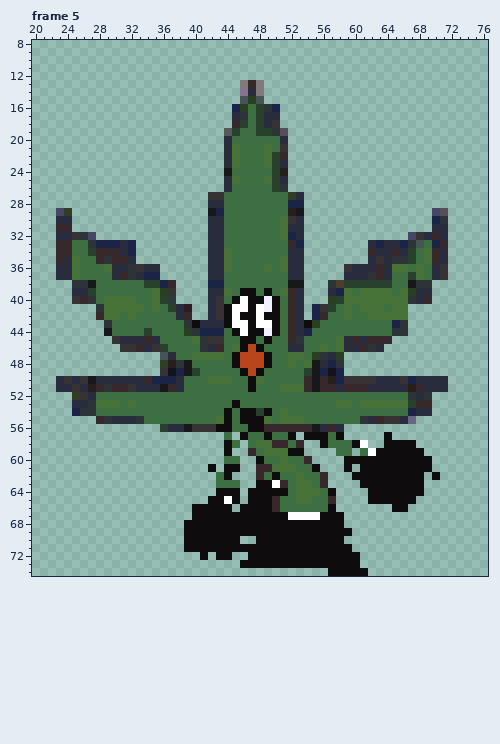
Animated GIF sprite: media/cannabis/green_run_8fps.gif. This is how it looked before the edit.
The file is 92x75 pixels, 6 frames. Colours within 5 levels of each other are drawn and written as one. Shown: frame 5: x 20..76, y 8..74. The old version is drawn lined up with the new one. The commit also changed other frames, which this record leaves out.
Once edited:
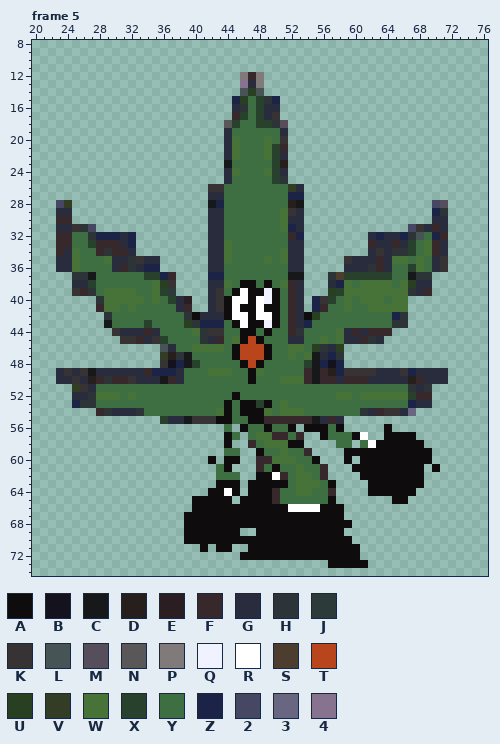
Palette (. is transparent): A #0e0c0c  B #14121d  C #171819  D #271f1b  E #2a1e23  F #36282b  G #282c3c  H #2c3438  J #2c3b39  K #373334  L #465456  M #564f5b  N #595757  P #807b7a  Q #f1f2ff  R #ffffff  S #4c3d2e  T #b9451d  U #293f21  V #333c24  W #477238  X #27412d  Y #3d6f43  Z #1b2447  2 #464762  3 #696682  4 #87738f
The exact change:
whole drawing moved by +0,+5 (the old picture is shown already moved)
Changed rows in their new state; - is an unchanged pixel.
Frame 5:
first column x 23:
12 -----------------------PFP-----------------------
13 -----------------------4G------------------------
14 -----------------------LUL-----------------------
15 ----------------------ZUYXHZ---------------------
16 ----------------------GH--GG---------------------
17 ----------------------FX---K---------------------
18 ---------------------NXY--XHM--------------------
19 ---------------------GY--YYYG--------------------
20 ----------------------W---W-K--------------------
21 ---------------------------XF--------------------
22 ----------------------------G--------------------
23 ---------------------CY---Y-D--------------------
24 ---------------------GW---W-G--------------------
25 ----------------------Y---Y-H--------------------
26 -------------------KKY-----YYVG------------------
27 -------------------GG--------ZZ------------------
28 2V-----------------CZ--------DC----------------2M
29 GG-----------------GG-------WKG----------------ZH
30 FF---------------------------G-----------------GG
31 GGKH2------------------------Z--------------2KGF-
32 FFYYHZZZGZ------------------YFZ--------GZGGZHLYZF
33 ----XFFF-------------W-------GG--------FG-FGXYWFG
34 -GW-Y-H-FG------------------W----------GK-HH-----
35 G----YWGGHKGG-------------W---------KGG-F-WWYWYGK
36 ------Y-F-GZZ--------Y----Y-Y-------G--H--YYX----
37 ..HHC--YYYYXXZF----ZZ--------CC---HSXXXXXX--CHH..
38 --GGX------YWUK----GGW-AA-A-WFG---GZWYWWWW-WUGG--
39 --KFH-WWWW---XJ-----KYAR-AQAY-----UX-W----W-H-F--
40 --...H----W--YXGE----AR--R------ZKXY-Y---Y--...--
41 -----F--Y-Y-Y-Y-F------A--A------FY---Y--W-------
42 -----.HY-Y-----YHAG-G--R--R----AUY--Y--YYYZH-----
43 ------C----X----UHZZZYA--AQ----ZY---------H------
44 ------.KGGGFG---YWHKK-YA-YAY--HY---WGFGFFF..-----
45 -------.KKFGKX---Y-GF-W-TAY--GG--W---GFHG.-------
46 --------.....LG--WWWW-AT-TA--WW-UHGU.....--------
47 -------------VDHCYYYY---------YWCGZH-------------
48 -------------KBZ-X----YA-AY--Y-X-ZBZ-------------
49 GKGKCGGGGGGFZZZGYY-WWW-YAW-----F-FD-KKKKGGGKZGGGG
50 -GKGDFHFFK-GGCF----YYY---Y--WWW---FGFFFG---GDF---
51 ..VKGYYYYYYYYYYY--------Y---YYYYYYYYYYYYYYYYHGH..
52 --GGHWWW-W------------A------------WW-WWWWWWXFF--
53 --ZH-YYY-Y-----------AYAAXA-W------YY-YYYYYYZGG--
54 --...FHGGGH---------W----AW--WW-------HGFKKG3..--
55 -----........XGGCKKKA--Y--FFFFFFCGFG.........----
56 -------------........Y.AYYAYYA.AAAYA-----A-------
57 ---------------------AY.-WWFFYF..--YYAR---AAA----
58 ----------------------.-FY-WWAA--..--.YRA----A---
59 ---------------------YY-.AYY-YYF---.AAAA------A--
60 -------------------A-AA--FFW-W-YA----.-----------
61 -------------------.Y-.---YAYYW-YF--.A--------.A-
62 ---------------------YY--AARF--W-----.---------.-
63 --------------------AAA-A--AA---WYA---.----------
64 -------------------A-R-----FY---Y-F----------.---
65 -----------------AA--A.A------YY--A----...--.----
66 ----------------------A----AARRRRA-A------..-----
67 ----------------A------------AAAA----------------
68 ------------------------------------A------------
69 -----------------------..-----------.------------
70 -----------------------AA-----------A------------
71 ----------------..-.--..-------------A-----------
72 ------------------.-..-A-------------------------
73 -----------------------...........----A----------
74 ----------------------------------.....----------
Boxes around the changes in both pictures, in picture pixels (x1, y1, x2, y2):
changed: (56, 72, 448, 576)
